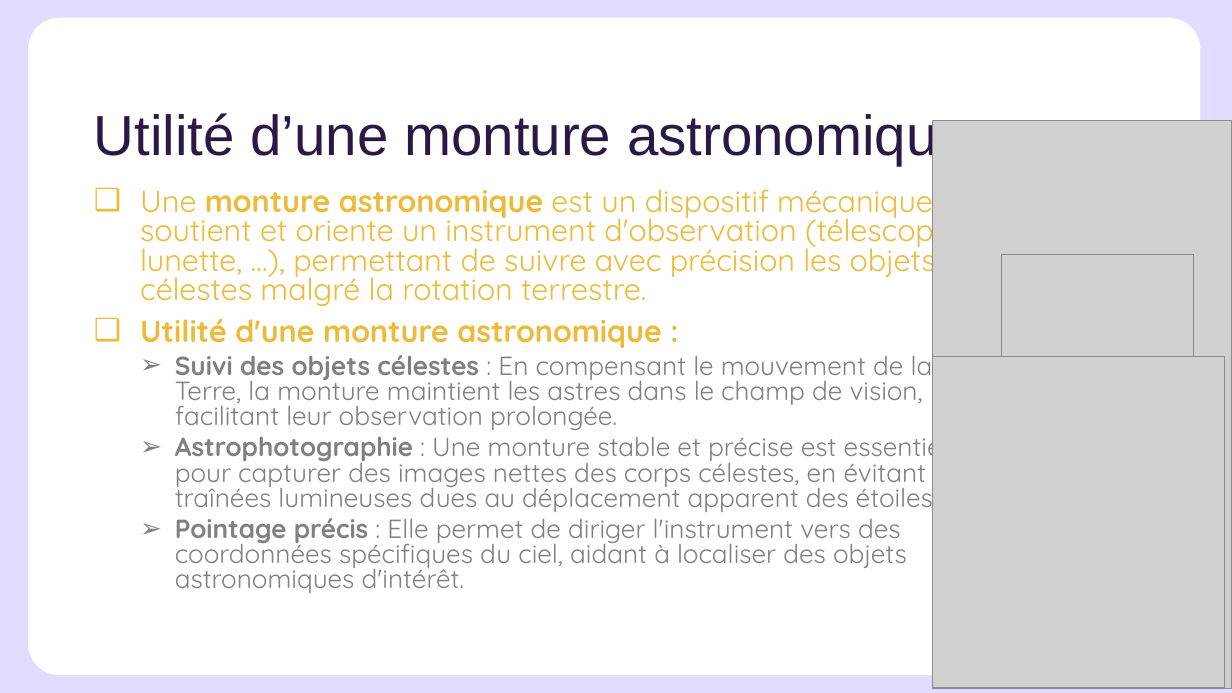
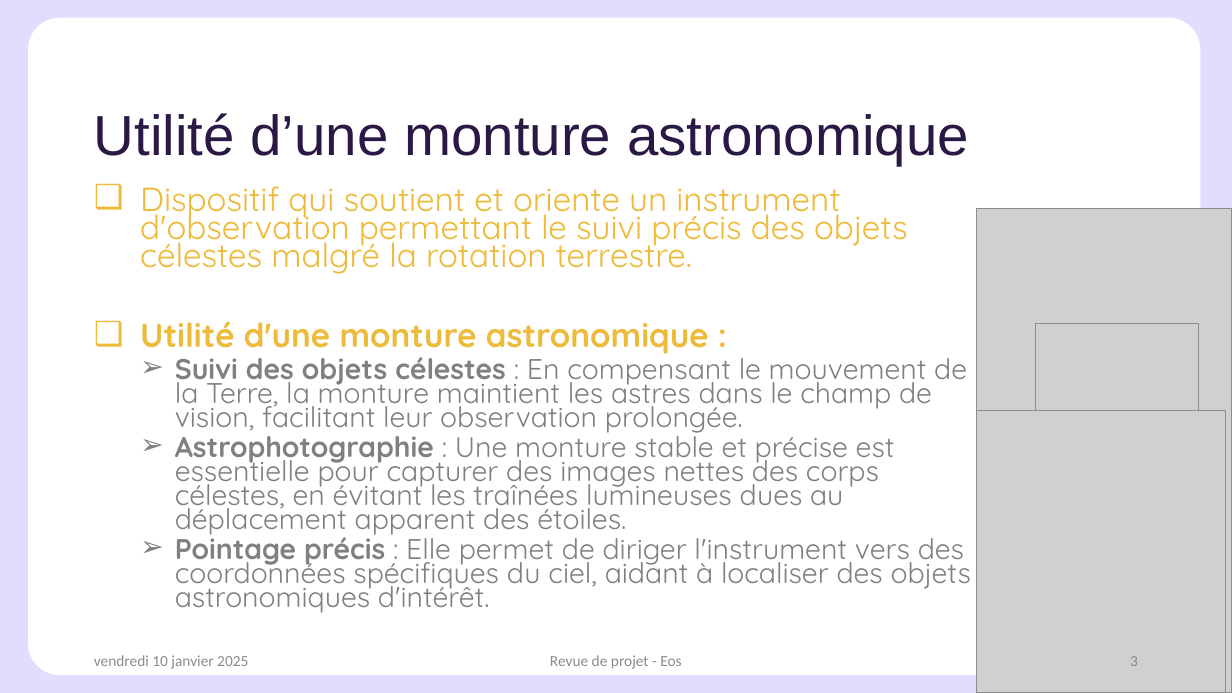
Before and after one commit to Sylvain-BROCAS/Starget, a slide deck: slide 3 of Starget.pptx. Drawn at 1232x693 pixels with LibreOffice and Linux fonts; fonts in the diff are those of the drawing; grey boxes stand for pictures; background and template pictures are left out. Boxes give left, top, right and bottom in pixels: in the first picture for what was removed or moved away, otherwise in the second. Text is boxed around its words. In the diff, an @@ line names an element or a change of style, - is before the commit and + after.

```diff
--- a/Starget.pptx
+++ b/Starget.pptx
@@ text at <box>140,186,908,274</box>: text changed; size 23.8 to 25.9 pt @@
-❑ Une monture astronomique est un dispositif mécanique qui soutient et oriente un instrument d'observation (télescope, lunette, …), permettant de suivre avec précision les objets célestes malgré la rotation terrestre.
+❑ Dispositif qui soutient et oriente un instrument d'observation permettant le suivi précis des objets célestes malgré la rotation terrestre.
@@ picture: place and size @@
-picture at <box>933,120,1232,689</box>
+picture at <box>977,209,1232,693</box>
@@ text at <box>140,321,971,613</box>: size 23.8 to 25.9 pt in "Utilité d'une monture astronomique :"; size 20.4 to 22.2 pt in "Suivi des objets célestes : En compensant ...", "Astrophotographie : Une monture stable et précise ...", "Pointage précis : Elle permet de diriger ..."; line spacing 0.8 to 0.7 @@
@@ picture: place and size @@
-picture at <box>1002,255,1193,404</box>
+picture at <box>1036,323,1200,450</box>
@@ picture: place and size @@
-picture at <box>933,357,1225,688</box>
+picture at <box>977,410,1226,692</box>
@@ text added at <box>94,655,248,669</box>, 12 pt, text #8C8C8C @@
+vendredi 10 janvier 2025
@@ text added at <box>550,655,681,669</box>, 12 pt, text #8C8C8C @@
+Revue de projet - Eos
@@ page number added at <box>1130,656,1138,666</box>, 12 pt, text #8C8C8C @@
+3
```
Also in this commit, not shown: 16 other slides changed, 7 slides added, 3 slides removed.
